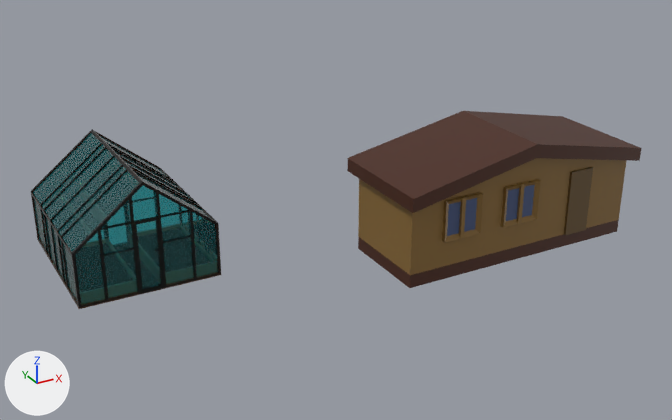
The Blender file stuff/Buildings/Managment/Models/Workers_house.blend: old version first, new version second.
Both versions are drawn from a camera (50 mm lens) standing at (-30.9, -54.7, 30.4) and looking at (-0.3, 0.9, 2.6). Every picture has the same lights, and +X, +Y and +Z are marked at lower left.

Script lines for the objects in view, before the commit:
```python
me_cube = bpy.data.meshes.new('Cube')
me_cube.from_pydata(...)  # 514 vertices, 345 faces; spans x -0.8..120.9, y -100.0..0.0, z 0.0..8.0
# faces by material slot: [310, 3, 24, 8]
me_cube.materials.append(mat_material)  # brown #331405
me_cube.materials.append(mat_ground)  # brown #421c00
me_cube.materials.append(mat_wood)  # brown #886732
me_cube.materials.append(mat_glass)  # cyan #51dee7
me_cube_005 = bpy.data.meshes.new('Cube.005')
me_cube_005.from_pydata(...)  # 20 vertices, 12 faces; spans x -1.0..2.0, y -0.3..0.1, z -2.0..1.0
# faces by material slot: [11, 1]
me_cube_005.materials.append(mat_wood)  # brown #886732
me_cube_005.materials.append(mat_window)  # dark blue #43547c
me_cube_008 = bpy.data.meshes.new('Cube.008')
me_cube_008.from_pydata(...)  # a box spanning x -1.0..1.0, y -0.2..0.1, z -0.5..4.5
me_cube_008.materials.append(mat_wood_door)  # brown #644c25
ob_building_s = bpy.data.objects.new('Building S', me_cube)
ob_building_s.location = (-20.0, 0.0, 0.0)
ob_building_s.rotation_euler = (0.0, 0.0, 1.571)  # degrees (0, 0, 90)
ob_building_s.scale = (0.1, 0.1, 1.0)
ob_door = bpy.data.objects.new('Door', me_cube_008)
ob_door.location = (15.0, -8.0, 1.5)
ob_window_001 = bpy.data.objects.new('Window.001', me_cube_005)
ob_window_001.location = (9.0, -8.0, 5.0)
# also in view: 'Window' at (4.5, -8.1, 4.5); 'Worker house' at (10.0, -4.5, 4.5)
```
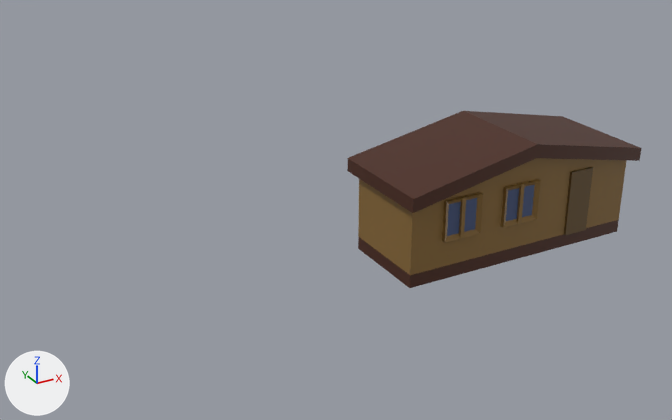
The change, as a list of edits to the scene's bpy script:
```text
Remove ob_building_s:
    ob_building_s = bpy.data.objects.new('Building S', me_cube)
    ob_building_s.location = (-20.0, 0.0, 0.0)
    ob_building_s.rotation_euler = (0.0, 0.0, 1.571)  # degrees (0, 0, 90)
    ob_building_s.scale = (0.1, 0.1, 1.0)
```

Boxes [x1, y1, x2, y2] around the edits, measured in the pictures (672 x 420 px):
'Building S', deleted: before [31, 129, 221, 309]
    faces in mat_glass (cyan #51dee7): [33, 133, 218, 305]
    faces in mat_material (brown #331405): [31, 129, 221, 309]
